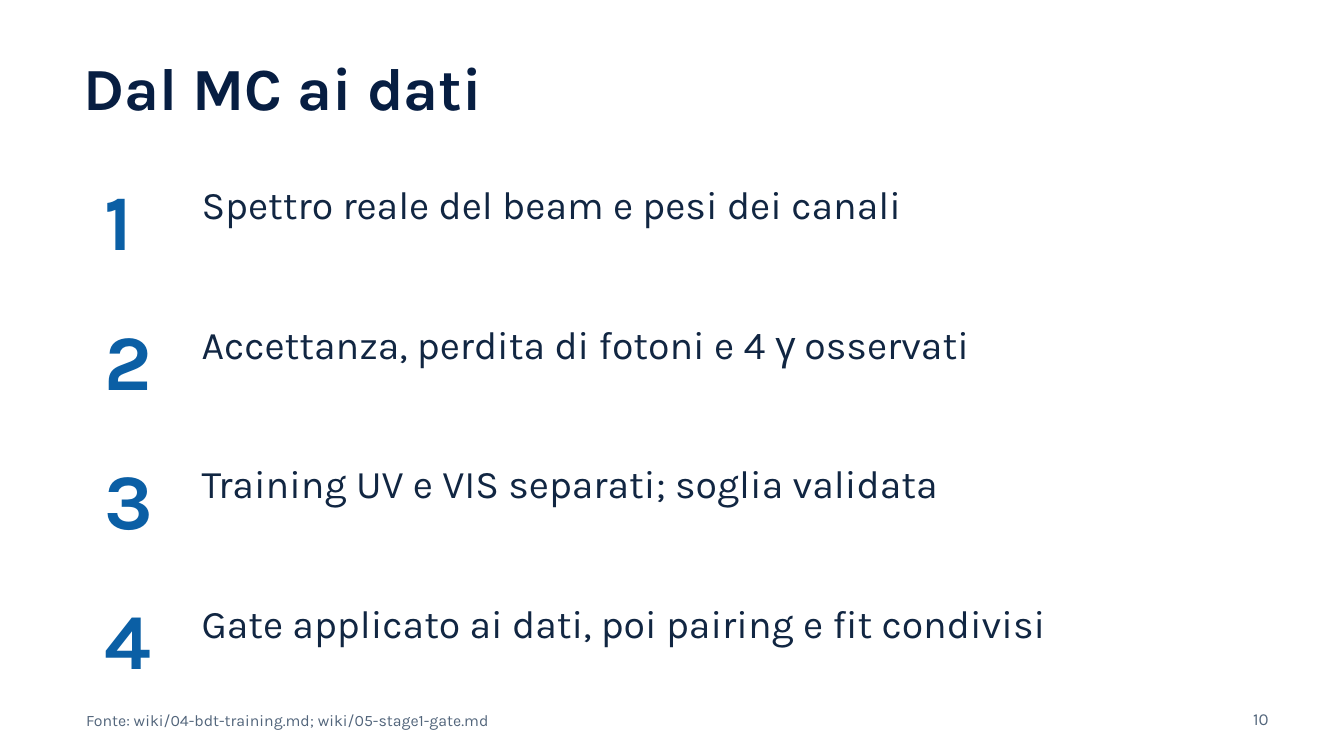
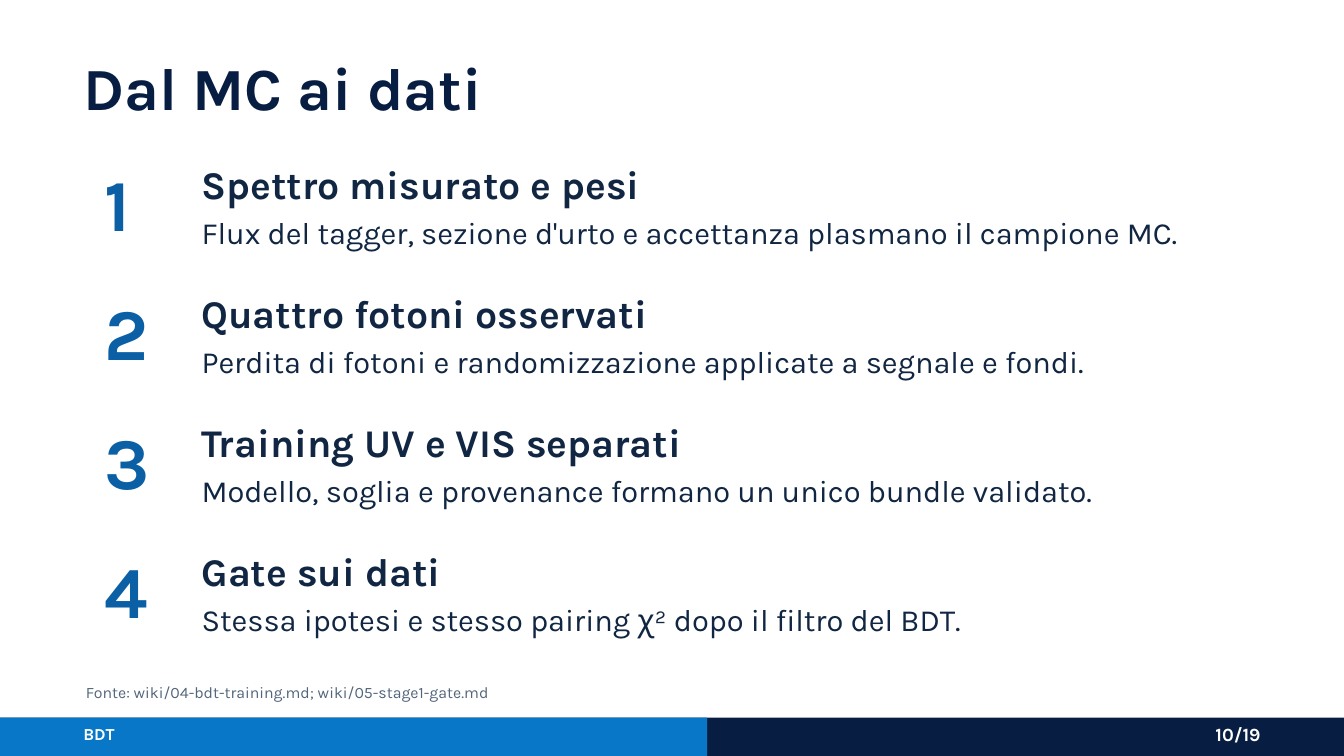
Before and after one commit to AntoninoFulci/GRAAL_Analysis, a slide deck: slide 10 of presentations/graal_analysis_framework_asimmetrie.pptx. Drawn at 1344x756 pixels with LibreOffice and Linux fonts; fonts in the diff are those of the drawing. Boxes give left, top, right and bottom in pixels: in the first picture for what was removed or moved away, otherwise in the second. Text is boxed around its words. In the diff, an @@ line names an element or a change of style, - is before the commit and + after.

Commit message:
docs: refine GRAAL presentation layout

```diff
--- a/presentations/graal_analysis_framework_asimmetrie.pptx
+++ b/presentations/graal_analysis_framework_asimmetrie.pptx
@@ text "1": place and size @@
-text "1" at [105,198,133,250]
+text "1" at [105,183,131,231]
@@ text added at [202,171,639,209], 21 pt, text #112642, bold @@
+Spettro misurato e pesi
@@ text at [202,223,1177,252]: text changed; size 21 to 16.5 pt @@
-Spettro reale del beam e pesi dei canali
+Flux del tagger, sezione d'urto e accettanza plasmano il campione MC.
@@ text "2": place and size @@
-text "2" at [105,338,152,390]
+text "2" at [105,311,149,360]
@@ text at [202,300,647,335]: text changed; bold on @@
-Accettanza, perdita di fotoni e 4 γ osservati
+Quattro fotoni osservati
@@ text added at [202,352,1084,381], 16.5 pt, text #112642 @@
+Perdita di fotoni e randomizzazione applicate a segnale e fondi.
@@ text "3": place and size @@
-text "3" at [105,477,154,530]
+text "3" at [105,440,150,490]
@@ text at [202,429,681,467]: text changed; bold on @@
-Training UV e VIS separati; soglia validata
+Training UV e VIS separati
@@ text at [202,481,1092,510]: text changed; size 21 to 16.5 pt @@
-Gate applicato ai dati, poi pairing e fit condivisi
+Modello, soglia e provenance formano un unico bundle validato.
@@ size 42 to 39 pt in 4 elements at [105,311,149,360], [105,183,131,231], [105,440,150,490], [105,570,148,618] @@
@@ text "4": place and size @@
-text "4" at [105,617,152,669]
+text "4" at [105,570,148,618]
@@ text added at [202,558,440,587], 21 pt, text #112642, bold @@
+Gate sui dati
@@ text added at [202,610,960,639], 16.5 pt, text #112642 @@
+Stessa ipotesi e stesso pairing χ² dopo il filtro del BDT.
@@ text "Fonte: wiki/04-bdt-training.md; wiki/05-stage1-gate.md": place and size @@
-text "Fonte: wiki/04-bdt-training.md; wiki/05-stage1-gate.md" at [86,714,489,730]
+text "Fonte: wiki/04-bdt-training.md; wiki/05-stage1-gate.md" at [86,686,489,702]
@@ rectangle added at [0,718,1344,755], fill #071E42 @@
@@ rectangle added at [0,718,707,755], fill #0877C7 @@
@@ text added at [83,729,114,740], 9 pt, text #FFFFFF, bold @@
+BDT
@@ text at [1215,727,1260,743]: text changed; size 9 to 10 pt; text colour #52657B to #FFFFFF; bold on @@
-10
+10/19
```
Also in this commit, not shown: 15 other slides changed, 3 slides added, 3 slides removed, 2 other files.
